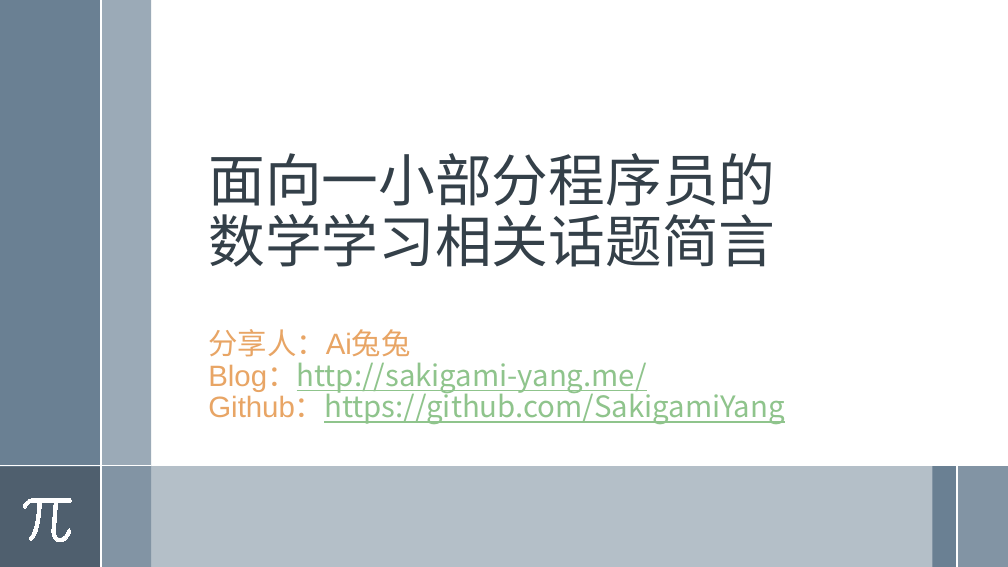
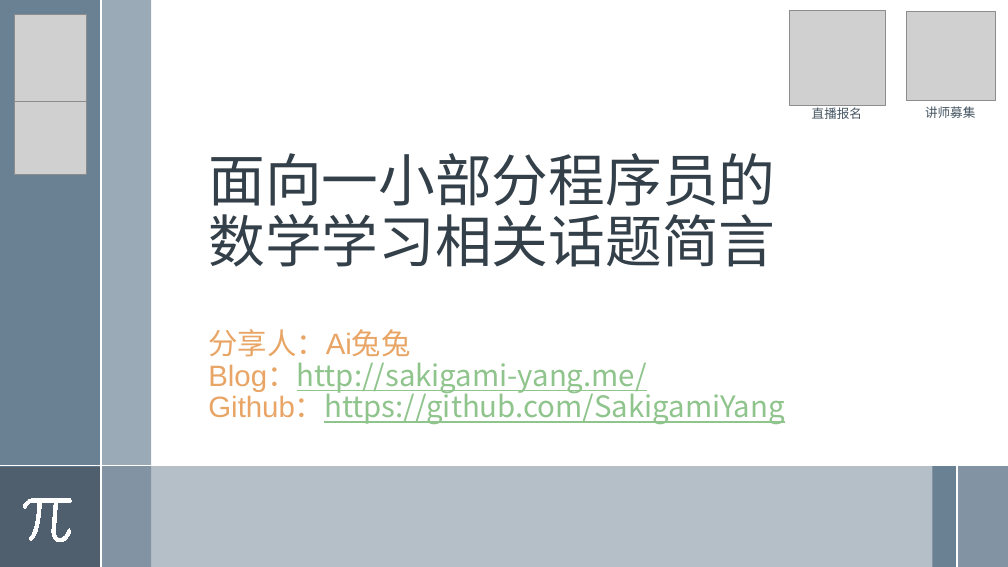
Before and after one commit to SakigamiYang/PyCon, a slide deck: slide 1 of Python-Meetup/20200719/面向一小部分程序员的数学学习相关话题简言.pptx. Drawn at 1008x567 pixels with LibreOffice and Linux fonts; fonts in the diff are those of the drawing; grey boxes stand for pictures. Boxes give left, top, right and bottom in pixels: in the first picture for what was removed or moved away, otherwise in the second. Text is boxed around its words. In the diff, an @@ line names an element or a change of style, - is before the commit and + after.

```diff
--- a/Python-Meetup/20200719/面向一小部分程序员的数学学习相关话题简言.pptx
+++ b/Python-Meetup/20200719/面向一小部分程序员的数学学习相关话题简言.pptx
@@ picture added at <box>14,14,87,102</box> @@
@@ picture added at <box>789,10,885,105</box> @@
@@ picture added at <box>907,12,995,101</box> @@
@@ picture added at <box>14,101,87,175</box> @@
@@ text added at <box>812,105,862,119</box>, 12 pt, text #465562 @@
+直播报名
@@ text added at <box>925,106,975,118</box>, 12 pt, text #465562 @@
+讲师募集
```
Also in this commit, not shown: 5 other slides changed, 3 other files.
